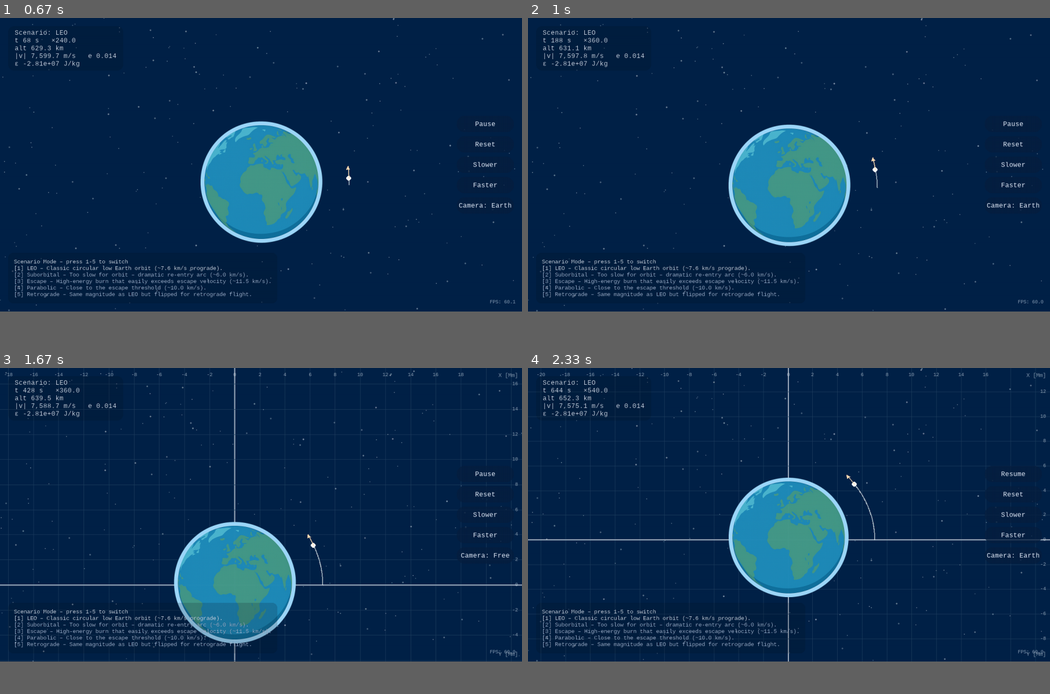
Above: before the commit, frames 1-4 (two rows, left to right).
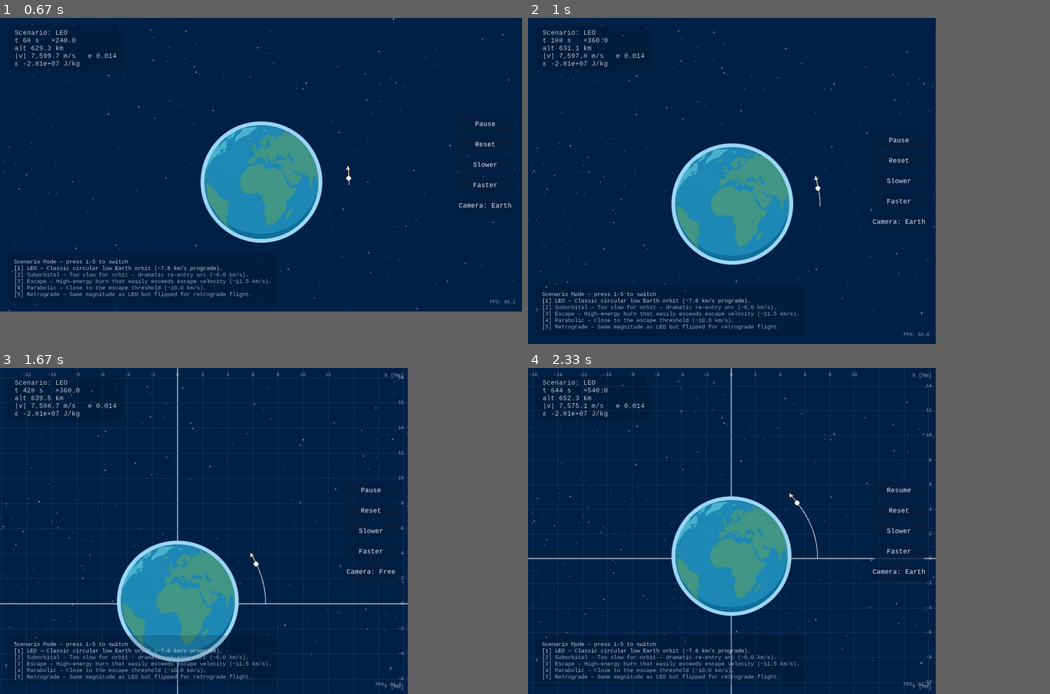
Above: after the commit, the same moments.

Repository: askel-dev/gymnasiearbete-omloppsbana
Game: pygame game, started from src/orbit_pygame.py
Two runs of this game, one before a commit and one after it. Both use one fixed random seed, a clock stepped at 60 frames per second and the inputs below.
Inputs (mouse positions are in pixels of both pictures, inside the frame that each line leads up to):
- Up to frame 1 (0.67 s): press the mouse at (261, 203) at 0.37 s; move the mouse to (266, 226) at 0.47 s; release the mouse at (276, 252) at 0.6 s
- Up to frame 2 (1 s): hold F11 from 0.67 s (still down); hold Right from 0.67 s (still down)
- Up to frame 3 (1.67 s): release F11 at 1.13 s; release Right at 1.13 s; press the mouse at (261, 553) at 1.2 s; move the mouse to (245, 576) at 1.3 s; release the mouse at (234, 599) at 1.43 s; tap G at 1.5 s
- Up to frame 4 (2.33 s): tap C at 1.83 s; hold Right from 2.17 s (still down); tap Space at 2.23 s; tap - at 2.32 s
In our replay, in frame 2 the window is 900x506 before the commit and 703x562 after it. These sizes can differ from the game's own. Grey fills any space a smaller window leaves; there, only what the larger window draws over its background counts as a difference.

Frame 1 is identical in both runs. In frame 2, 13% of the frame differs, in the area x 0-99%, y 0-98%; in frame 3, 14%, in the area x 0-100%, y 0-100%; in frame 4, 14%.

Commit message:
Persist runtime settings across sessions

Diff:
--- a/src/orbit_pygame.py
+++ b/src/orbit_pygame.py
@@ -4,6 +4,8 @@
 import os
 import random
 import time
+from pathlib import Path
+
 import pygame
 from pygame.locals import *  # noqa: F401,F403 - required for constants such as FULLSCREEN
 import sys
@@ -64,6 +66,35 @@
         x, y = position
         surface.blit(shadow_surf, (x + 1, y + 1))
     surface.blit(text_surf, position)
+
+
+SETTINGS_DIR = Path.home() / ".orbit_sim"
+SETTINGS_PATH = SETTINGS_DIR / "settings.json"
+
+
+def load_user_settings() -> dict[str, object]:
+    """Return persisted runtime settings if the JSON file is readable."""
+
+    try:
+        with SETTINGS_PATH.open("r", encoding="utf-8") as fh:
+            data = json.load(fh)
+    except (OSError, json.JSONDecodeError):
+        return {}
+    if isinstance(data, dict):
+        return data
+    return {}
+
+
+def save_user_settings(settings: dict[str, object]) -> None:
+    """Persist runtime settings, ignoring filesystem errors."""
+
+    try:
+        SETTINGS_DIR.mkdir(parents=True, exist_ok=True)
+        with SETTINGS_PATH.open("w", encoding="utf-8") as fh:
+            json.dump(settings, fh, indent=2, sort_keys=True)
+    except OSError:
+        # Silently ignore failures – the simulation should continue shutting down.
+        pass
 
 
 _EARTH_SPRITE_PATH = os.path.join(
@@ -621,6 +652,7 @@
 # Dessa värden sätts om efter att displayen initierats, men behöver
 # startvärden för typkontroller och tooling.
 WIDTH, HEIGHT = 1000, 800
+WINDOWED_DEFAULT_SIZE = (WIDTH, HEIGHT)
 BACKGROUND_COLOR = (0, 34, 72)
 PLANET_COLOR = (255, 183, 77)
 SATELLITE_COLOR = (255, 255, 255)
@@ -970,33 +1002,65 @@
     CURRENT_HUD_ALPHA = float(HUD_TEXT_ALPHA_BASE)
     font_fps = pygame.font.SysFont("consolas", 14)
 
+    user_settings = load_user_settings()
+
     fullscreen_flags = FULLSCREEN | DOUBLEBUF
     borderless_flags = NOFRAME | DOUBLEBUF
-    info = pygame.display.Info()
-    fallback_resolution = (info.current_w or WIDTH, info.current_h or HEIGHT)
-
-    screen: pygame.Surface | None = None
-    if info.current_w and info.current_h:
-        try:
-            os.environ.setdefault("SDL_VIDEO_WINDOW_POS", "0,0")
-            screen = _set_display_mode_with_vsync(
-                (info.current_w, info.current_h),
-                borderless_flags,
-            )
-        except pygame.error:
-            screen = None
-
-    if screen is None:
-        try:
-            screen = _set_display_mode_with_vsync((0, 0), fullscreen_flags)
-        except pygame.error:
-            # Fallback till fönsterläge om fullscreen inte stöds.
-            screen = _set_display_mode_with_vsync(fallback_resolution, DOUBLEBUF)
-
-    screen_width, screen_height = screen.get_size()
-    update_display_metrics(screen_width, screen_height)
-
-    overlay_size = (WIDTH, HEIGHT)
+    windowed_flags = RESIZABLE | DOUBLEBUF
+
+    def create_fullscreen_surface() -> pygame.Surface:
+        info = pygame.display.Info()
+        fallback_resolution = (info.current_w or WIDTH, info.current_h or HEIGHT)
+        screen_fs: pygame.Surface | None = None
+        if info.current_w and info.current_h:
+            try:
+                os.environ.setdefault("SDL_VIDEO_WINDOW_POS", "0,0")
+                screen_fs = _set_display_mode_with_vsync(
+                    (info.current_w, info.current_h),
+                    borderless_flags,
+                )
+            except pygame.error:
+                screen_fs = None
+        if screen_fs is None:
+            try:
+                screen_fs = _set_display_mode_with_vsync((0, 0), fullscreen_flags)
+            except pygame.error:
+                screen_fs = _set_display_mode_with_vsync(fallback_resolution, DOUBLEBUF)
+        return screen_fs
+
+    def create_windowed_surface() -> pygame.Surface:
+        return _set_display_mode_with_vsync(WINDOWED_DEFAULT_SIZE, windowed_flags)
+
+    fullscreen_setting = user_settings.get("fullscreen")
+    fullscreen_preference = fullscreen_setting if isinstance(fullscreen_setting, bool) else True
+
+    fullscreen_enabled = fullscreen_preference
+    try:
+        if fullscreen_preference:
+            screen = create_fullscreen_surface()
+        else:
+            screen = create_windowed_surface()
+            fullscreen_enabled = False
+    except pygame.error:
+        if fullscreen_preference:
+            try:
+                screen = create_windowed_surface()
+                fullscreen_enabled = False
+            except pygame.error:
+                screen = _set_display_mode_with_vsync(WINDOWED_DEFAULT_SIZE, windowed_flags)
+                fullscreen_enabled = False
+        else:
+            try:
+                screen = create_fullscreen_surface()
+                fullscreen_enabled = True
+            except pygame.error:
+                screen = _set_display_mode_with_vsync(WINDOWED_DEFAULT_SIZE, windowed_flags)
+                fullscreen_enabled = False
+
+    current_size = screen.get_size()
+    update_display_metrics(*current_size)
+
+    overlay_size = current_size
     orbit_layer = pygame.Surface(overlay_size, pygame.SRCALPHA)
     label_layer = pygame.Surface(overlay_size, pygame.SRCALPHA)
     grid_surface = pygame.Surface(overlay_size, pygame.SRCALPHA)
@@ -1112,7 +1176,10 @@
         except pygame.error:
             menu_planet_image = None
 
-    current_scenario_key = DEFAULT_SCENARIO_KEY
+    saved_scenario_key = user_settings.get("scenario_key")
+    if not (isinstance(saved_scenario_key, str) and saved_scenario_key in SCENARIOS):
+        saved_scenario_key = DEFAULT_SCENARIO_KEY
+    current_scenario_key = saved_scenario_key
     scenario_flash_text: str | None = None
     scenario_flash_time = 0.0
 
@@ -1193,6 +1260,44 @@
     is_dragging_camera = False
     drag_last_pos = (0, 0)
 
+    saved_zoom = user_settings.get("zoom_ppm")
+    if isinstance(saved_zoom, (int, float)):
+        ppm = clamp(float(saved_zoom), MIN_PPM, MAX_PPM)
+        ppm_target = ppm
+    else:
+        ppm = clamp(ppm, MIN_PPM, MAX_PPM)
+        ppm_target = ppm
+
+    saved_speed = user_settings.get("real_time_speed")
+    if isinstance(saved_speed, (int, float)):
+        real_time_speed = clamp(float(saved_speed), 0.1, 10_000.0)
+
+    saved_grid = user_settings.get("grid_overlay_enabled")
+    if isinstance(saved_grid, bool):
+        grid_overlay_enabled = saved_grid
+
+    saved_velocity_toggle = user_settings.get("show_velocity_arrow")
+    if isinstance(saved_velocity_toggle, bool):
+        show_velocity_arrow = saved_velocity_toggle
+
+    saved_camera_mode = user_settings.get("camera_mode")
+    if isinstance(saved_camera_mode, str) and saved_camera_mode in {"earth", "satellite", "manual"}:
+        camera_mode = saved_camera_mode
+
+    saved_camera_center = user_settings.get("camera_center")
+    if (
+        isinstance(saved_camera_center, (list, tuple))
+        and len(saved_camera_center) == 2
+    ):
+        try:
+            camera_center[:] = (
+                float(saved_camera_center[0]),
+                float(saved_camera_center[1]),
+            )
+        except (TypeError, ValueError):
+            pass
+    camera_target[:] = camera_center
+
     orbit_prediction_period: float | None = None
     orbit_prediction_points: list[tuple[float, float]] = []
 
@@ -1247,9 +1352,9 @@
         v = scenario_velocity_vector()
         t_sim = 0.0
         paused = False
-        ppm = PIXELS_PER_METER
-        ppm_target = ppm
-        real_time_speed = REAL_TIME_SPEED
+        ppm_target = clamp(ppm_target, MIN_PPM, MAX_PPM)
+        ppm = clamp(ppm_target, MIN_PPM, MAX_PPM)
+        real_time_speed = clamp(real_time_speed, 0.1, 10_000.0)
         accumulator = 0.0
         last_time = time.perf_counter()
         log_step_counter = 0
@@ -1261,10 +1366,7 @@
         pinned_markers.clear()
         pin_feedback_text = None
         pin_feedback_time = 0.0
-        camera_center[:] = (0.0, 0.0)
-        camera_target[:] = (0.0, 0.0)
-        camera_mode = "earth"
-        show_velocity_arrow = True
+        camera_target[:] = camera_center
         is_dragging_camera = False
         orbit_prediction_period, orbit_prediction_points = compute_orbit_prediction(r, v)
         impact_info = None
@@ -1397,7 +1499,20 @@
         state = "running"
         init_run_logging()
 
+    def collect_user_settings() -> dict[str, object]:
+        return {
+            "scenario_key": current_scenario_key,
+            "camera_center": [float(camera_center[0]), float(camera_center[1])],
+            "zoom_ppm": float(ppm_target),
+            "camera_mode": camera_mode,
+            "grid_overlay_enabled": bool(grid_overlay_enabled),
+            "show_velocity_arrow": bool(show_velocity_arrow),
+            "real_time_speed": float(real_time_speed),
+            "fullscreen": bool(fullscreen_enabled),
+        }
+
     def quit_app():
+        save_user_settings(collect_user_settings())
         close_logger()
         pygame.quit()
         sys.exit()
@@ -1516,6 +1631,20 @@
 
     update_sim_button_layout()
 
+    def toggle_fullscreen_mode() -> None:
+        nonlocal screen, fullscreen_enabled, overlay_size
+        target_fullscreen = not fullscreen_enabled
+        try:
+            screen = (
+                create_fullscreen_surface()
+                if target_fullscreen
+                else create_windowed_surface()
+            )
+        except pygame.error:
+            return
+        fullscreen_enabled = target_fullscreen
+        overlay_size = (-1, -1)
+
     def is_over_button(pos: tuple[int, int]) -> bool:
         if state == "menu":
             return any(btn.rect.collidepoint(pos) for btn in menu_buttons)
@@ -1547,6 +1676,9 @@
             elif event.type == pygame.KEYDOWN:
                 if event.key == pygame.K_ESCAPE:
                     quit_app()
+                    continue
+                if event.key == pygame.K_F11:
+                    toggle_fullscreen_mode()
                     continue
                 if event.key in scenario_shortcut_map:
                     set_scenario(scenario_shortcut_map[event.key])
